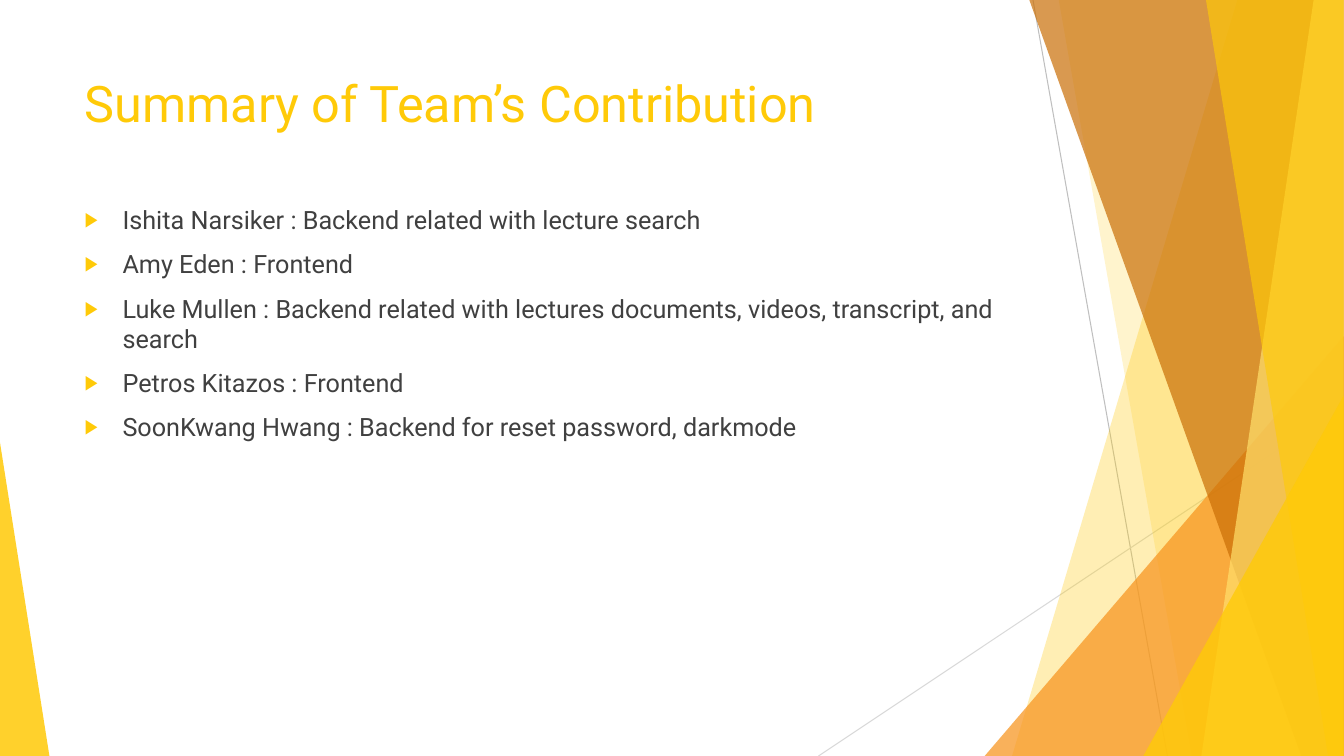
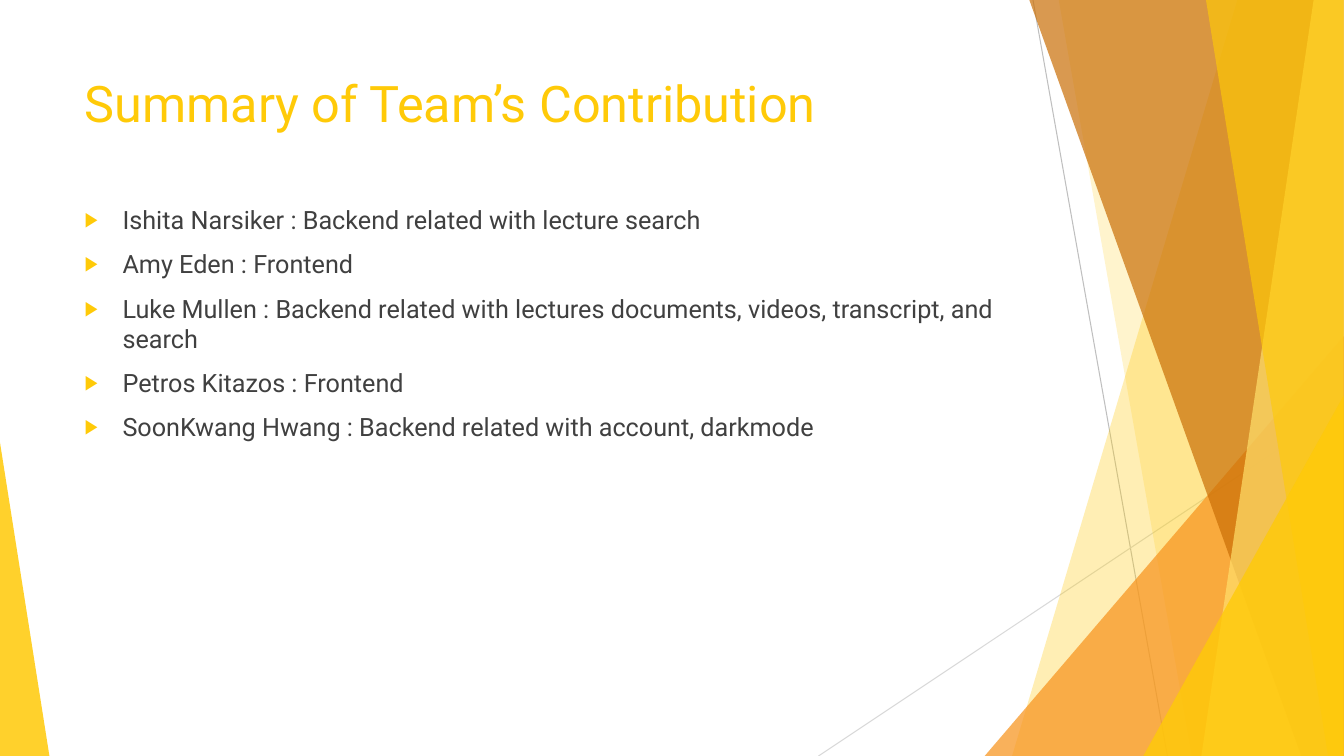
Before and after one commit to Ishitanarsiker/WAD2_GroupProject, a slide deck: slide 8 of Presentation.pptx. Drawn at 1344x756 pixels with LibreOffice and Linux fonts; fonts in the diff are those of the drawing. Boxes give left, top, right and bottom in pixels: in the first picture for what was removed or moved away, otherwise in the second. Text is boxed around its words. In the diff, an @@ line names an element or a change of style, - is before the commit and + after.

Commit message:
initial skeleton of presentation

```diff
--- a/Presentation.pptx
+++ b/Presentation.pptx
@@ text at [123, 417, 813, 442]: text changed @@
-▶ SoonKwang Hwang : Backend for reset password, darkmode
+▶ SoonKwang Hwang : Backend related with account, darkmode
```
